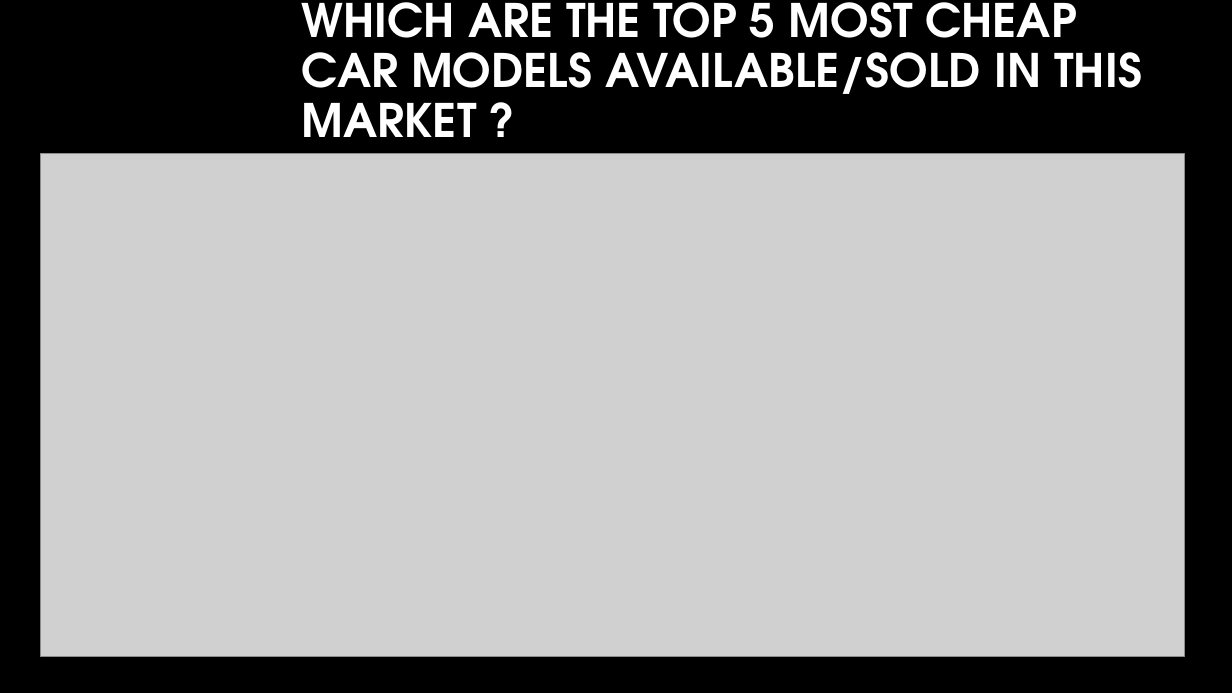
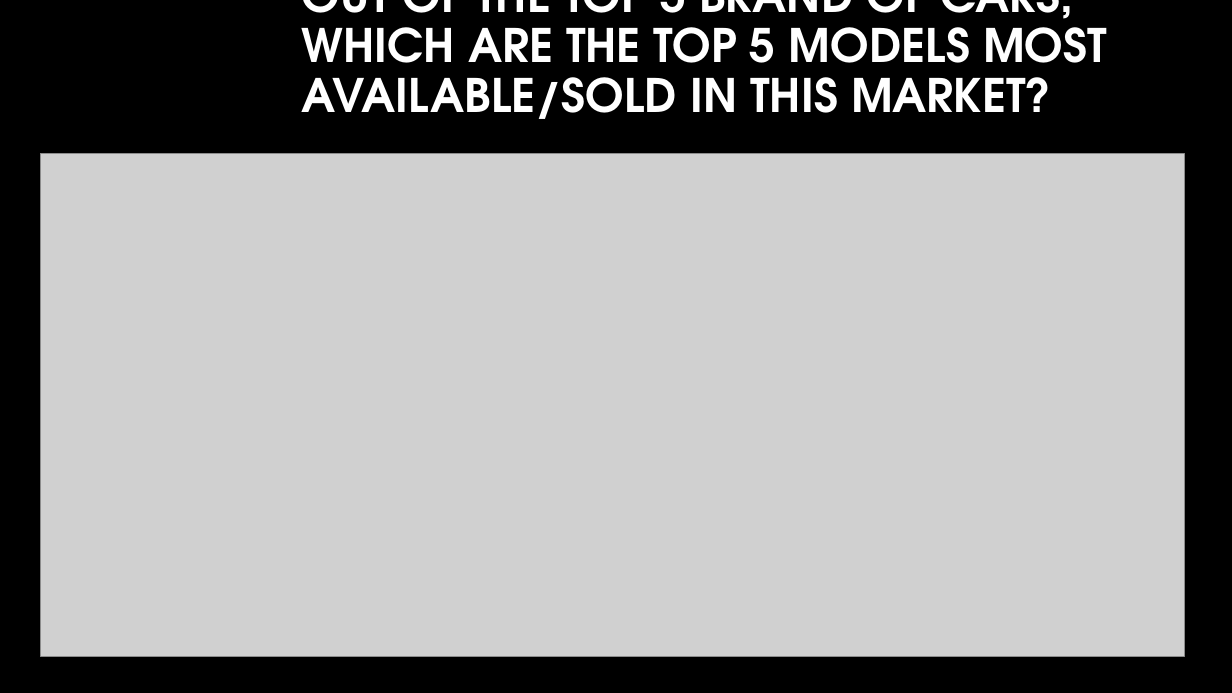
Before and after one commit to prasrao/INSAID, a slide deck: slide 6 of EDA-Cars.pptx. Drawn at 1232x693 pixels with LibreOffice and Linux fonts; fonts in the diff are those of the drawing; grey boxes stand for pictures; background and template pictures are left out. Boxes give left, top, right and bottom in pixels: in the first picture for what was removed or moved away, otherwise in the second. Text is boxed around its words. In the diff, an @@ line names an element or a change of style, - is before the commit and + after.

```diff
--- a/EDA-Cars.pptx
+++ b/EDA-Cars.pptx
@@ title at (x1=302, y1=0, x2=1107, y2=119): text changed @@
-WHICH ARE THE TOP 5 MOST CHEAP CAR MODELS AVAILABLE/SOLD IN THIS MARKET ?
+OUT OF THE TOP 5 BRAND OF CARS, WHICH ARE THE TOP 5 MODELS MOST AVAILABLE/SOLD IN THIS MARKET?
```
Also in this commit, not shown: 1 other slide changed.
